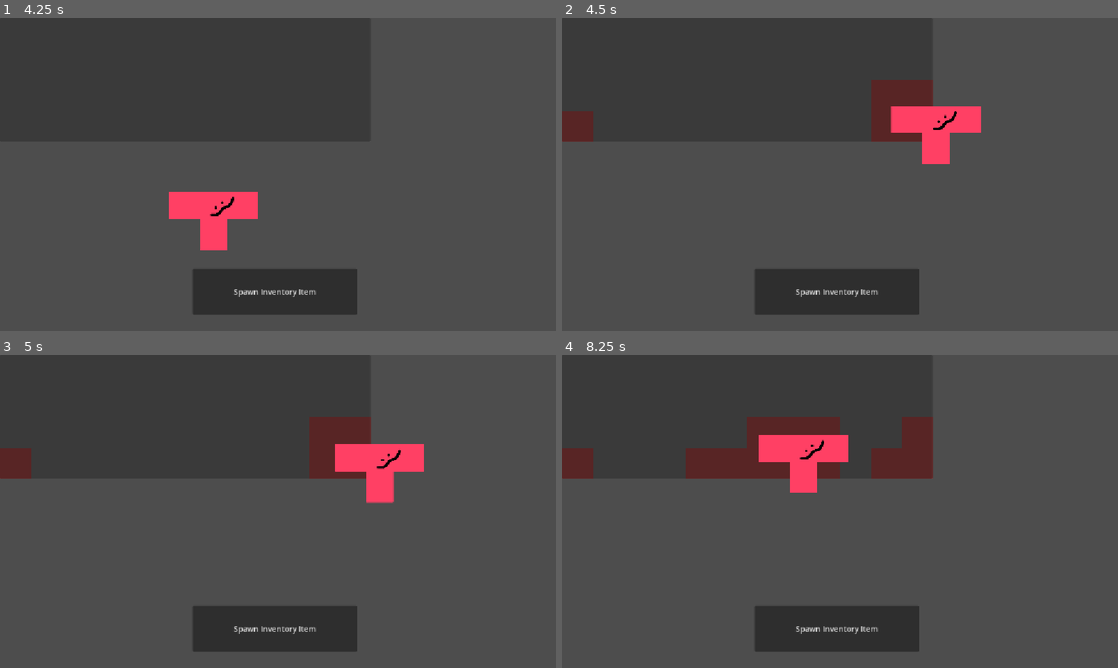
Above: before the commit, frames 1-4 (two rows, left to right).
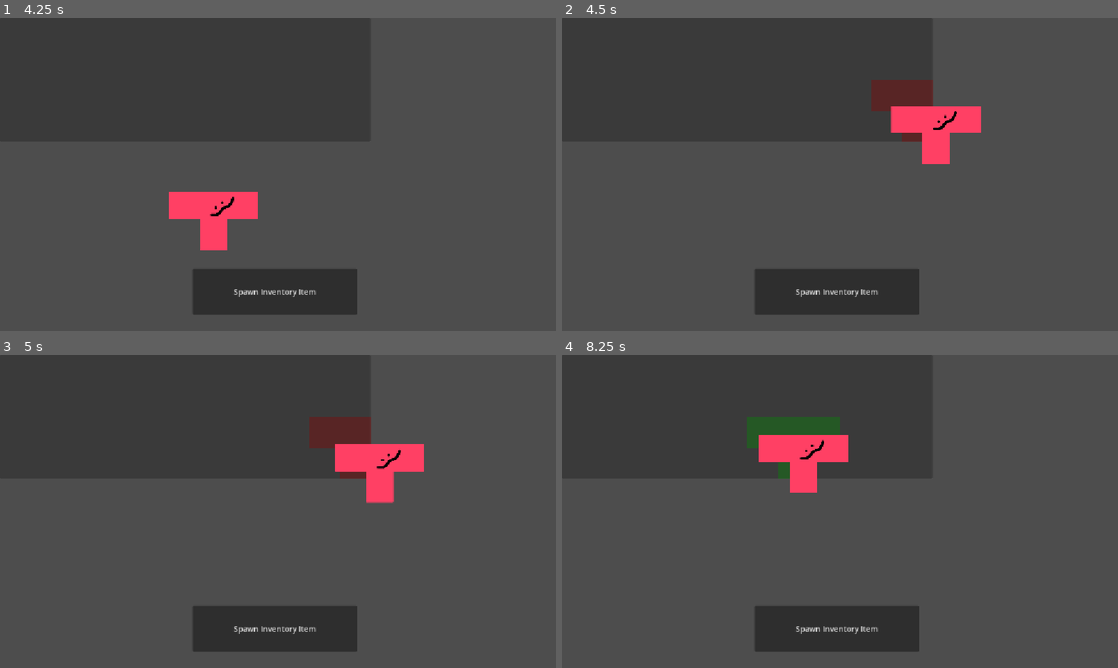
Above: after the commit, the same moments.

Repository: Katstifer/IGME590_Mechanic_1
Game: Godot game, scene res://scenes/inventoryUI.tscn
The game is run twice, just before and just after one commit, with the same random seed, the same clock (stepped at 60 frames per second) and the same inputs.
Inputs (mouse positions are in pixels of both pictures, inside the frame that each line leads up to):
- Up to frame 1 (4.25 s): click "Spawn Inventory Item" at 0.5 s; click "Spawn Inventory Item" at 1.25 s; click "Spawn Inventory Item" at 2 s; tap Enter at 2.75 s; move the mouse to (400, 158) at 2.77 s; press the mouse at (400, 158) at 2.78 s; tap Space at 3.5 s; move the mouse to (166, 190) at 3.52 s; release the mouse at (166, 190) at 3.53 s; click (166, 190) at 3.6 s
- Up to frame 2 (4.5 s): tap Enter at 4.25 s; move the mouse to (895, 105) at 4.27 s; press the mouse at (895, 105) at 4.28 s
- Up to frame 3 (5 s): no input
- Up to frame 4 (8.25 s): tap Space at 5, 6.5 s; move the mouse to (812, 574) at 5.02 s; release the mouse at (812, 574) at 5.03 s; click (812, 574) at 5.1 s; tap Enter at 5.75 s; move the mouse to (1006, 558) at 5.77 s; press the mouse at (1006, 558) at 5.78 s; move the mouse to (673, 464) at 6.52 s; release the mouse at (673, 464) at 6.53 s; click (673, 464) at 6.6 s; move the mouse to (867, 511) at 7.27 s; press the mouse at (867, 511) at 7.28 s; move the mouse to (756, 433) at 8.02 s; release the mouse at (756, 433) at 8.03 s; click (756, 433) at 8.1 s

Frame 1 is identical in both runs. In frame 2, 0.9% of the frame differs, in the area x 0-62%, y 29-40%; in frame 3, 1.0%; in frame 4, 5.1%, in the area x 0-67%, y 19-40%.
Error before the commit: Invalid call. Nonexistent function 'updateSlotColor' in base 'Nil'. (res://scripts/inventoryGrid.gd:242)

Commit message:
Fix highlighting and placement checking

Diff:
--- a/grid-inventory-system/project.godot
+++ b/grid-inventory-system/project.godot
@@ -27,6 +27,16 @@
 "events": [Object(InputEventMouseButton,"resource_local_to_scene":false,"resource_name":"","device":-1,"window_id":0,"a …(259 unchanged characters)…
 ]
 }
+Rotate={
+"deadzone": 0.2,
+"events": [Object(InputEventKey,"resource_local_to_scene":false,"resource_name":"","device":-1,"window_id":0,"alt_pressed":false,"shift_pressed":false,"ctrl_pressed":false,"meta_pressed":false,"pressed":false,"keycode":0,"physical_keycode":82,"key_label":0,"unicode":114,"location":0,"echo":false,"script":null)
+]
+}
+DropItem={
+"deadzone": 0.2,
+"events": [Object(InputEventKey,"resource_local_to_scene":false,"resource_name":"","device":-1,"window_id":0,"alt_pressed":false,"shift_pressed":false,"ctrl_pressed":false,"meta_pressed":false,"pressed":false,"keycode":0,"physical_keycode":4194325,"key_label":0,"unicode":0,"location":0,"echo":false,"script":null)
+]
+}
 
 [physics]
 
--- a/grid-inventory-system/scripts/globalEnums.gd
+++ b/grid-inventory-system/scripts/globalEnums.gd
@@ -1,4 +1,4 @@
 class_name GlobalEnums
 extends Node
 
-enum SlotState { DEFAULT, EMPTY, TAKEN };
+enum SlotState { DEFAULT, EMPTY, TAKEN, HOVERED };
--- a/grid-inventory-system/scripts/inventoryGrid.gd
+++ b/grid-inventory-system/scripts/inventoryGrid.gd
@@ -11,8 +11,14 @@
 @export var horSeparation: int = 0;
 
 @export var slotData: Array[Node] = [];
+
 @export var currentSlot: Node;
+var previousSlot: Node;
+
 @export var currentHeldItem: Node = null;
+
+var alreadyHighlighted = false;
+var highlightedSlots: = [];
 
 @export var inventoryItemPrefabs: Array[PackedScene] = [];
 
@@ -31,9 +37,32 @@
 		if (currentSlot != null):
 			currentSlot = null
 	if (currentHeldItem != null && currentSlot != null):
+		#If an item is being held and it is being hovered over a grid
+		if (currentSlot != previousSlot):
+		#If a new slot is being hovered over
+			var newSlots = getPotentialSpace(currentSlot, currentHeldItem);
+			if highlightedSlots != null && highlightedSlots.size() > 0:
+				#Check if highlighted slots exists
+				var resultsToUnhighlight = highlightedSlots.filter(
+					func(slot): return not newSlots.has(slot)
+				)
+				unhighlightSlots(resultsToUnhighlight);
+
+			print("Highlighting grid!");
+			highlightedSlots = newSlots;
+
+			var highlightColor;
+
+			if (checkForFit(currentHeldItem.itemGrid, highlightedSlots)):
+				highlightColor = GlobalEnums.SlotState.EMPTY;
+			else:
+				highlightColor = GlobalEnums.SlotState.TAKEN;
+
+			highlightSlots(highlightedSlots, highlightColor);
+			previousSlot = currentSlot;
+
 		if Input.is_action_just_pressed("LMB"):
-			print("Will attempt to place item!")
-			attemptItemPlace(currentSlot, currentHeldItem);
+				print("Will attempt to place item!")
 
 # Setup inventory by filling the grid container with slots
 func setupInventory():
@@ -41,7 +70,6 @@
 	for y in height:
 		for x in width:
 			createSlot();
-			#print("Created inventory slot at " + str(x) + ", " + str(y));
 
 func createSlot():
 	var inventorySlot = slotPrefab.instantiate();
@@ -63,20 +91,24 @@
 
 # Called whenever the mouse enters the area of a slot.
 func onSlotMouseEnter(slot: Node):
+	previousSlot = currentSlot;
 	currentSlot = slot;
-	var slotVector = getSlotCoords(slot);
-	var slotRef = getSlotFromCoords(slotVector.y, slotVector.x);
-	currentSlot.updateSlotColor(GlobalEnums.SlotState.EMPTY);
+	print("Previous Slot: " + str(previousSlot));
+	print("Current Slot: " + str(currentSlot));
+
+	#var slotVector = getSlotCoords(slot);
+	#var slotRef = getSlotFromCoords(slotVector.y, slotVector.x);
+	#currentSlot.updateSlotColor(GlobalEnums.SlotState.EMPTY);
 
 # Called whenever the mouse leaves the area of a slot
 func onSlotMouseExit(slot: Node):
 	#print("On mouse exit in InventoryGrid")
-	slot.updateSlotColor(GlobalEnums.SlotState.DEFAULT);
+	#slot.updateSlotColor(GlobalEnums.SlotState.DEFAULT);
+	pass;
 
 #Gets the X and Y coords (representing column, and row)
 #from a slot node
 func getSlotCoords(slot: Node):
-	print(slot);
 	var index = slotData.find(slot);
 	if (index == -1):
 		print("Slot not found.")
@@ -86,64 +118,20 @@
 
 		return Vector2(int(column), int(row));
 
-#Checks whether an item can be placed in a specified area.
-func checkForFit(itemShape: Array[Array]):
-	#print("Check for fit itemShape: ");
-	#print(itemShape);
-
-	var startCoord = getSlotCoords(currentSlot);
-	#How many columns/how long along X item is
-	var shapeWidth = itemShape[0].size();
-	#How many rows/how long along Y item is
-	var shapeHeight = itemShape.size();
-
-	#print("ShapeWidth: " + str(shapeWidth));
-	#print("ShapeHeight: " + str(shapeHeight));
-	#print("X and Width: " + str(startCoord.x + shapeWidth))
-	#print("Y and Height: " + str(startCoord.y + shapeHeight))
-
-	for y in range(startCoord.y, startCoord.y + shapeHeight):
-		if (startCoord.y + y) > height:
-			return;
-		for x in range(startCoord.x, startCoord.x + shapeWidth):
-			if (startCoord.x + x) > width:
-				return;
-			var checkSlot = getSlotFromCoords(y, x);
-			checkSlot.updateSlotColor(GlobalEnums.SlotState.TAKEN)
-"""
-	#Loop through slots grid and see if slots the specified
-	#distance away from the start contain an object
-	for y in range(startCoord.y, startCoord.y + shapeHeight):
-		if (startCoord.y + shapeHeight) > height:
-			print("Item is not fully in the grid.")
-			return false;
-		else :
-			for x in range(startCoord.x, startCoord.x + shapeWidth):
-				if (startCoord.x + shapeHeight) > height:
-					print("Item is not fully in the grid.")
-					return false;
-				else :
-					var relativeItemTile = itemShape[y - startCoord.y][x - startCoord.x];
-					#If this part of the item grid doesn't have anything any it,
-					#we can skip collision checks.
-					if (relativeItemTile == 0):
-						pass;
-					else :
-						#If the slot that is being checked whether we can
-						#slot the item onto has something in it, return that
-						#we cannot fit it
-						var checkSlot = getSlotFromCoords(y, x);
-						if (checkSlot.hasItem()):
-							return false;
-	"""
 #Gets a reference to an inventory slot using its row and column
 func getSlotFromCoords(row: int, column: int):
+	if (row < 0 || row >= height):
+		return null;
+
+	if (column < 0 || column >= width):
+		return null;
+
 	var index = getIndexFromCoords(row, column);
-	if (index < slotData.size()):
-		var slot = slotData[index];
-		return slot;
-	else :
-		return null;
+
+	if (index >= 0 && index < slotData.size()):
+		return slotData[index];
+
+	return null;
 
 #Gets the index of an inventory slot using its row and column
 func getIndexFromCoords(row: int, column: int):
@@ -156,7 +144,7 @@
 #It will attempt to place an item using the top left-most
 #tile in the item's structure.
 func placeItem(item: Node, slot: Node):
-	if (checkForFit(item.itemGrid) == true):
+	if (true):
 		#Place item logic here
 		var itemShape = item.itemGrid;
 		var startCoord = getSlotCoords(slot);
@@ -199,7 +187,8 @@
 		pass;
 
 func attemptItemPlace(slot: Node, item: Node):
-	getPotentialSpace(slot, item);
+	var spaces = getPotentialSpace(slot, item);
+	highlightSlots(spaces, GlobalEnums.SlotState.EMPTY);
 
 #Spawns a new item in from the prefabs list (NOT IMPLEMENTED YET)
 func onSpawnButtonPress() -> void:
@@ -210,33 +199,73 @@
 	newItem.isSelected = true;
 	currentHeldItem = newItem;
 
+#Gets the potential spaces on the grid that an item will occupy
 func getPotentialSpace(slot: Node, item: Node):
 	var itemShape = item.itemGrid;
 	var startCoord = getSlotCoords(currentSlot);
+	if startCoord == null:
+		return [];
 	#How many columns/how long along X item is
 	var shapeWidth = itemShape[0].size();
 	#How many rows/how long along Y item is
 	var shapeHeight = itemShape.size();
-
 	var slotList = [];
 
-	print("ShapeWidth: " + str(shapeWidth));
-	print("ShapeHeight: " + str(shapeHeight));
-	print("Start Coords: " + str(startCoord.x) + ", " + str(startCoord.y))
-	print("X and Width: " + str(startCoord.x + shapeWidth))
-	print("Y and Height: " + str(startCoord.y + shapeHeight))
-
 	for y in range(startCoord.y, startCoord.y + shapeHeight):
-		if (y) > height:
-			return;
 		for x in range(startCoord.x, startCoord.x + shapeWidth):
-			print("X: " + str(x));
-			print("Start Coord: " + str(startCoord.x));
-			if (x) > width:
-				return;
+
+			var itemTile = itemShape[y - startCoord.y][x - startCoord.x];
+			if (itemTile != 1):
+				continue;
+
+			if (y >= height || y < 0):
+				continue;
+
+			if (x >= width || x < 0):
+				continue;
+
 			var checkSlot = getSlotFromCoords(y, x);
-			var relativeItemTile = itemShape[y - startCoord.y][x - startCoord.x];
-			slotList.append(checkSlot)
-
-	for slotInstance in slotList:
-		slotInstance.updateSlotColor(GlobalEnums.SlotState.TAKEN)
+			if (checkSlot != null):
+				slotList.append(checkSlot);
+	return slotList;
+
+# Checks if the shape is able to fit in the slots on the
+# grid it would go into. Returns true if it can fit, false if not
+func checkForFit(itemShape: Array, potentialSlots: Array):
+	# If the itemshape and potentialslots exist/have content
+	if (itemShape == null
+	|| itemShape.size() == 0
+	|| potentialSlots == null
+	|| potentialSlots.size() == 0) :
+		print("Item does not fit");
+		return false;
+	else:
+		var itemShapeSum = 0;
+
+		for y in itemShape.size():
+			for x in itemShape[y].size():
+				if (itemShape[y][x] == 1):
+					itemShapeSum += 1;
+
+		if (itemShapeSum != potentialSlots.size()):
+			return false;
+
+		# Check if all of thse slots that the object
+		# would go into are empty. If they are, return true.
+		for slot in potentialSlots:
+			if slot.containedItem != null:
+				print("Slot contains item");
+				return false;
+		return true
+
+
+#Returns highlighted slots to their original color
+func unhighlightSlots(slots):
+	for slot in slots:
+		slot.updateSlotColor(GlobalEnums.SlotState.DEFAULT)
+
+func highlightSlots(slots, slotState: GlobalEnums.SlotState):
+	if slots == null || slots.size() <0:
+		return;
+	for slot in slots:
+		slot.updateSlotColor(slotState);
